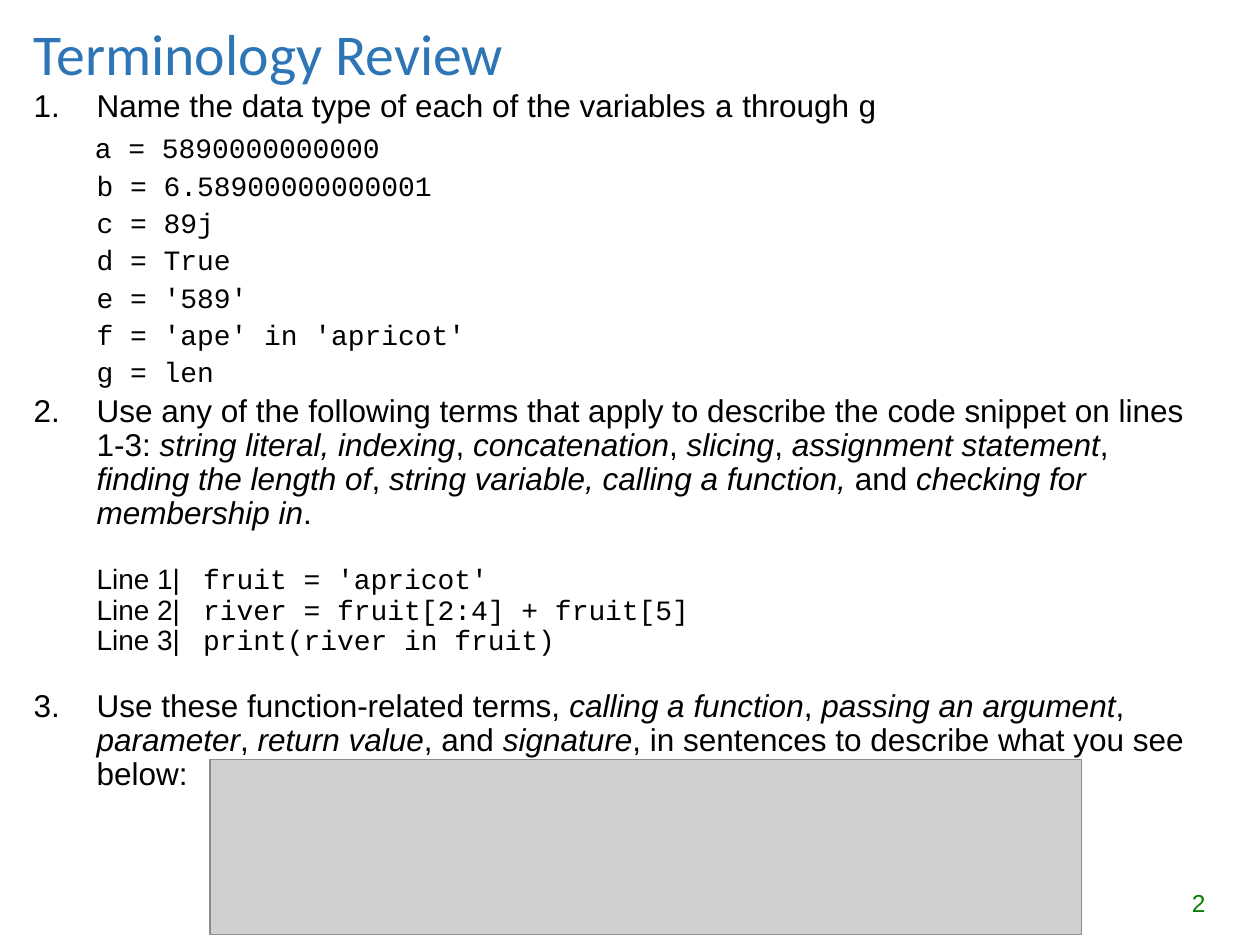
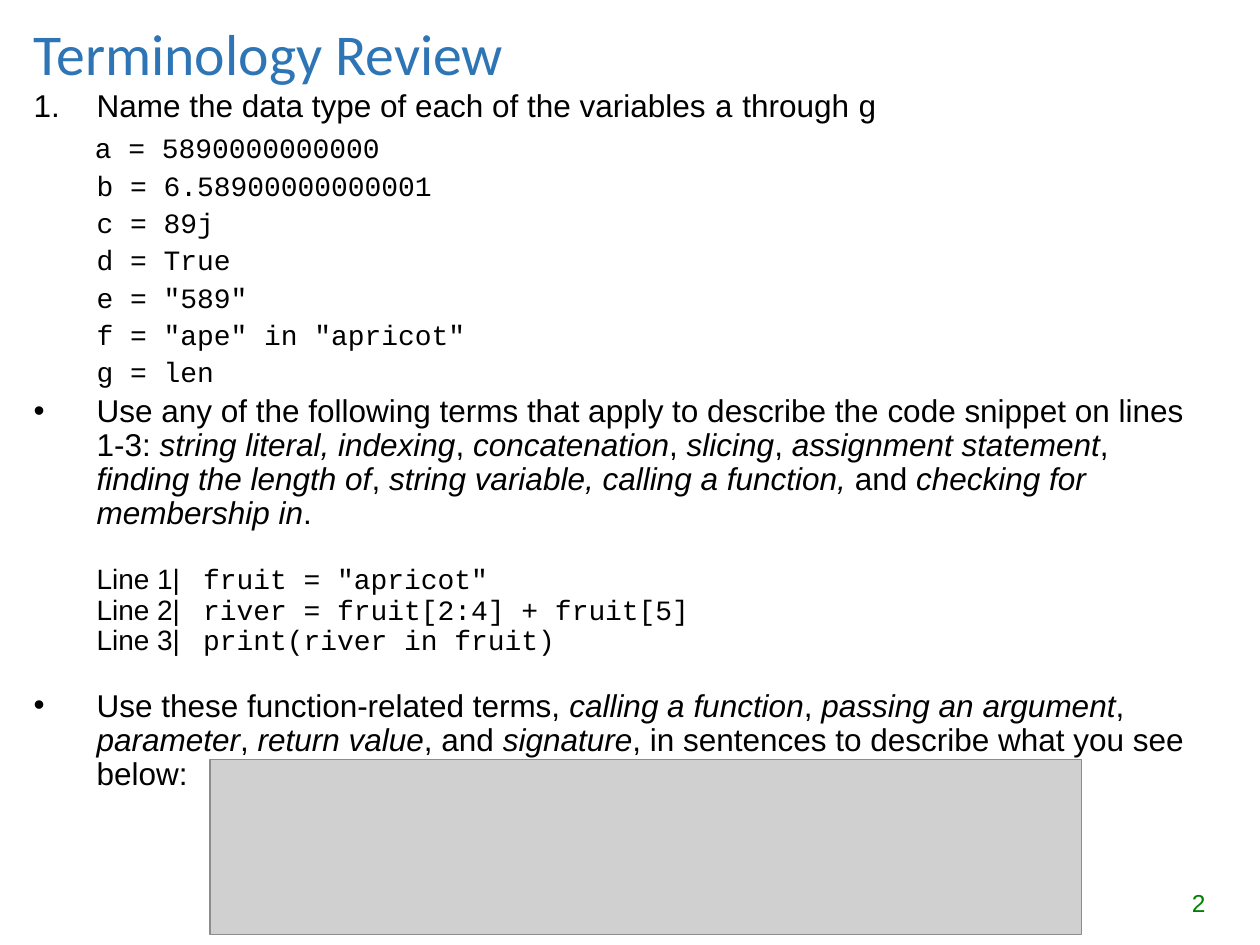
Before and after one commit to lgtateos/gis540, a slide deck: slide 2 of slides/lists_and_tuples.ppt. Drawn at 1260x945 pixels with LibreOffice and Linux fonts; fonts in the diff are those of the drawing; grey boxes stand for pictures. Boxes give left, top, right and bottom in pixels: in the first picture for what was removed or moved away, otherwise in the second. Text is boxed around its words. In the diff, an @@ line names an element or a change of style, - is before the commit and + after.

```diff
--- a/slides/lists_and_tuples.ppt
+++ b/slides/lists_and_tuples.ppt
@@ text at (97, 288, 465, 351): text changed @@
-  e = '589'
-  f = 'ape' in 'apricot'
+  e = "589"
+  f = "ape" in "apricot"
@@ text at (97, 399, 1184, 656): text changed @@
-2. Use any of the following terms that apply to describe the code snippet on lines 1-3: string literal, indexing, concatenation, slicing, assignment statement, finding the length of, string variable, calling a function, and checking for membership in.
-   Line 1| fruit = 'apricot'
-   Line 2| river = fruit[2:4] + fruit[5]
-   Line 3| print(river in fruit)
+• Use any of the following terms that apply to describe the code snippet on lines 1-3: string literal, indexing, concatenation, slicing, assignment statement, finding the length of, string variable, calling a function, and checking for membership in.
+  Line 1| fruit = "apricot"
+  Line 2| river = fruit[2:4] + fruit[5]
+  Line 3| print(river in fruit)
```
Also in this commit, not shown: 10 other slides changed.
